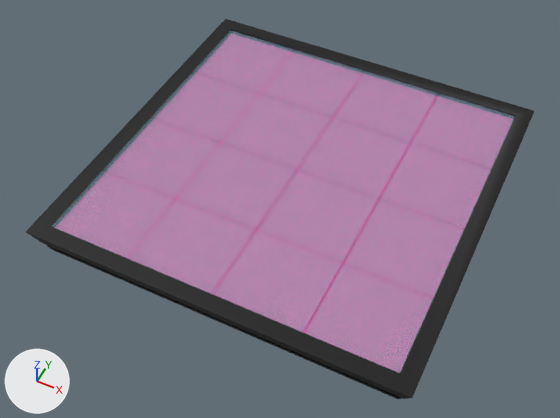
The FBX model Assets/2.Model/Modeling/Environment/Mainflatform.fbx: old version first, new version second.
Camera for both pictures: a camera (50 mm lens) standing at (13.3, -29.0, 33.0) and looking at (-0.4, -1.6, -1.2). The axes (+X, +Y, +Z) are drawn at lower left. The lights are the same throughout. The picture after the commit comes second. Vertices at exactly the same position are counted once.
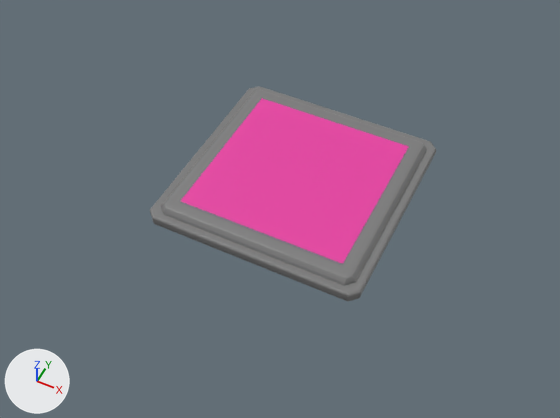
The edits, one by one:
Material 'Material.004' (mat_material_004) is new.
Its base color is (0.214, 0.214, 0.214) (grey #7f7f7f).
Its metallic is 0.1.
me_cube_001 is used by ob_cube; location (0.0, 0.0, 0.0).
me_cube_001 had 32 vertices, 30 faces and spanned x -11.0..11.0, y -11.0..11.0, z -1.0..1.0.
me_cube_001 no longer uses material mat_material_003 (black #020202).
me_cube_001 now has 176 vertices, 178 faces and spans x -1.1..1.1, y -1.1..1.1, z -2.3..1.0.
me_cube_001 part 1: the whole mesh is rebuilt.
Part 2, on me_cube_001:
125 vertices are added at x -1.1..1.1, y -1.1..1.1, z -2.3..1.0.
9 new vertices lie (0.0, -2.0, 0.0) away from vertices in x -1.1, y 1.0, z -1.3..0.3.
9 new vertices lie (0.0, 2.0, 0.0) away from vertices in x 1.1, y -1.0, z -1.3..0.3.
9 new vertices lie (2.0, 0.0, 0.0) away from vertices in x -1.0, y 1.1, z -1.3..0.3.
5 new vertices lie (0.0, 1.8, 0.0) away from vertices in x -0.9..1.0, y -0.9, z 0.5..1.0.
6 new vertices lie (1.8, 0.0, 0.0) away from vertices in x -0.9, y -0.9..1.0, z 0.5..1.0.
5 new vertices lie (0.0, -1.8, 0.0) away from vertices in x -1.0..0.9, y 0.9, z 0.5..1.0.
8 new vertices lie (2.0, 0.0, 0.0) away from vertices in x -1.0, y -1.0..1.0, z -2.1..-1.5.
178 new faces join them.
me_cube_001 gains material mat_material_004 (grey #7f7f7f).
Object 'Plane' (ob_plane) moves from (0.0, 0.0, 0.72) to (0.0, 0.0, 0.51).
Object 'Plane' (ob_plane) is rescaled from (10.0, 10.0, 1.0) to (5.0, 5.0, 0.5).
Object 'Glass' (ob_glass) moves from (-7.67, -7.77, 0.84) to (-3.83, -3.89, 0.42).
Object 'Glass' (ob_glass) is rescaled from (1.0, 1.0, 1.0) to (0.5, 0.5, 0.5).
Object 'Cube' (ob_cube) is rescaled from (1.0, 1.0, 1.0) to (6.0, 6.0, 0.5).

Boxes (x1, y1, x2, y2) around the edits, measured in the pictures (560 x 418 px):
'Glass', moved, rescaled
    before: (52, 30, 515, 373)
    after: (180, 147, 409, 264)
'Cube', reshaped, rescaled, recoloured (44% narrower, 43% shorter)
    before: (26, 19, 534, 399)
    after: (150, 86, 436, 301)
'Plane', moved, rescaled (mostly hidden before)
    before: (174, 74, 437, 333)
    after: (181, 98, 409, 264)
part 1 of me_cube_001, deleted
    before: (26, 19, 534, 399)
part 2 of me_cube_001, added
    after: (150, 86, 436, 301)
